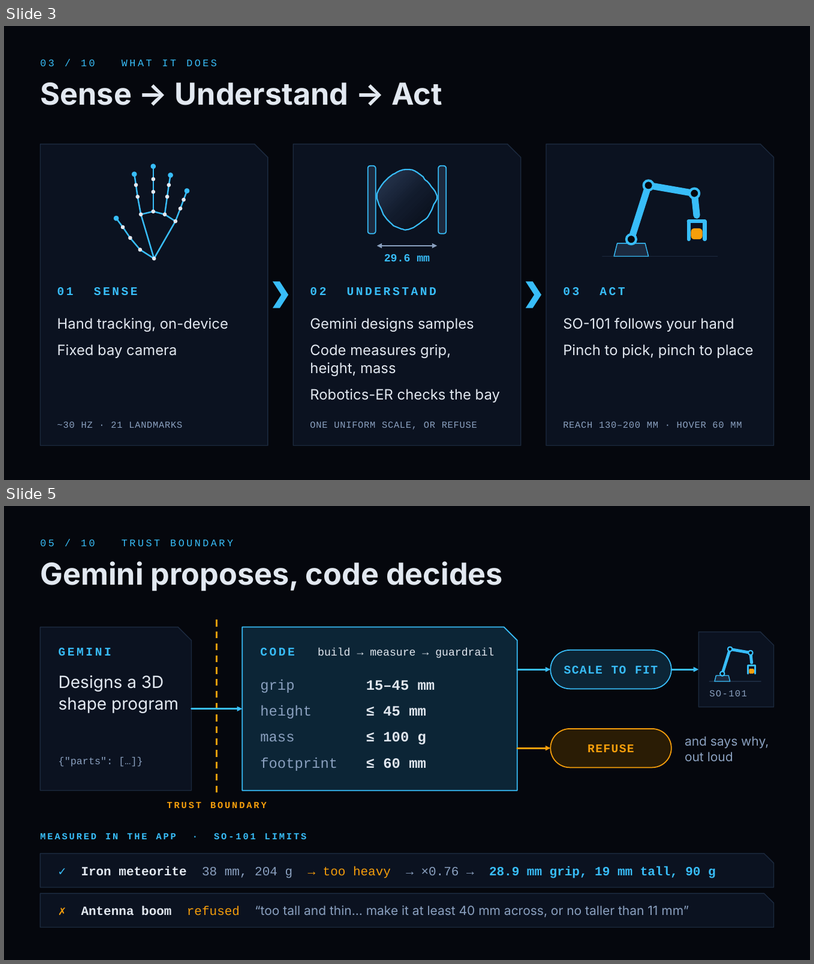
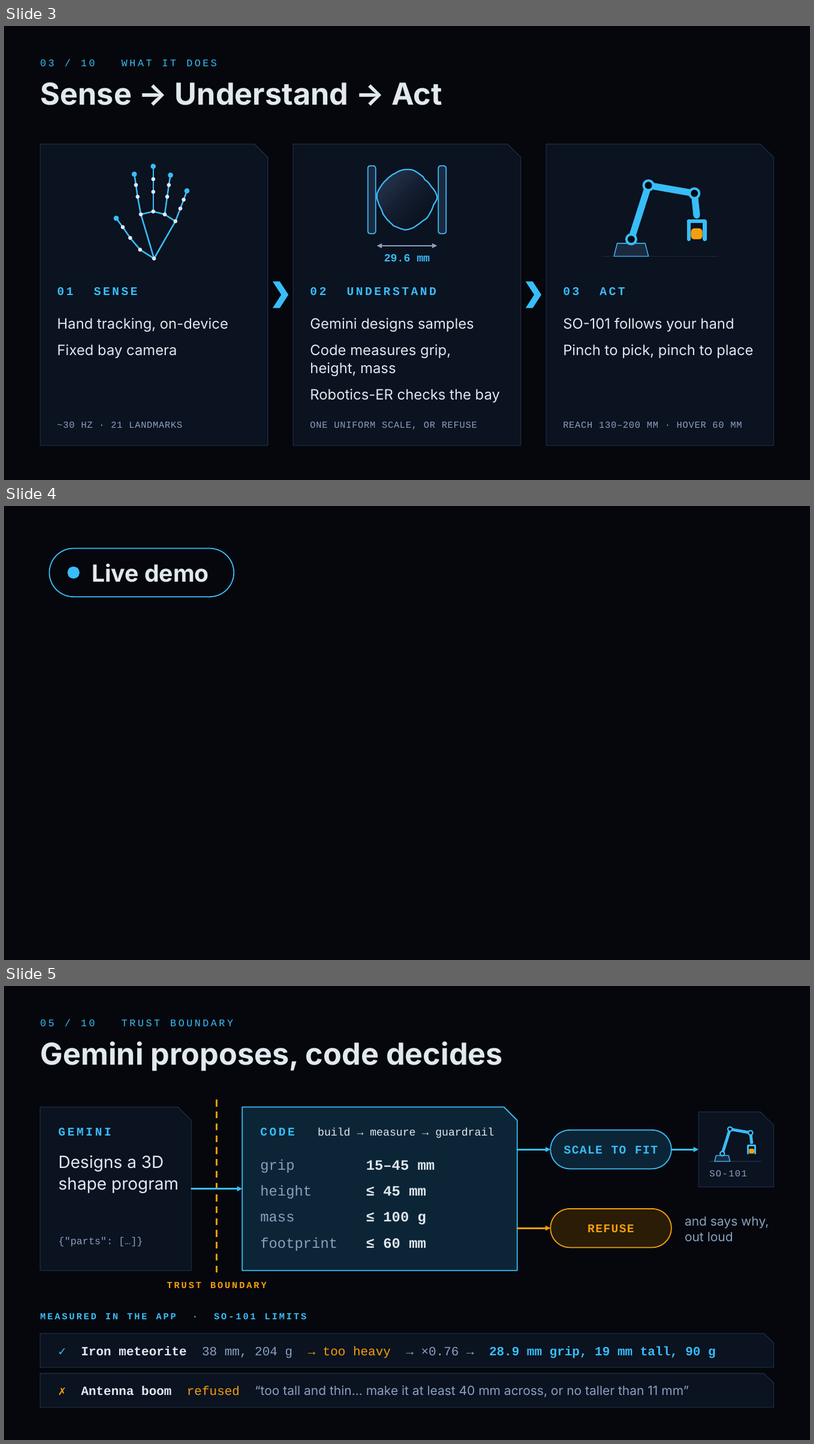
Before and after one commit to ahmedsohail2003/buffalo-hackathon, a slide deck: slides/STARHAND.pptx. Shown one above the other, each under a label of ours: slides 3 and 5 before the commit, slides 3, 4 and 5 after it; the slides between them are not shown. The pictures are 814x964 and 814x1444 pixels, drawn with LibreOffice and Linux fonts; fonts in the diff are those of the drawing; background and template pictures are left out. Boxes give left, top, right and bottom in pixels: in the first picture for what was removed or moved away, otherwise in the second. Text is boxed around its words. In the diff, an @@ line names an element or a change of style, - is before the commit and + after.

```diff
--- a/slides/STARHAND.pptx
+++ b/slides/STARHAND.pptx
@@ slide 4 added at [4,506,810,960], background picture (left out) @@
@@ rounded rectangle added at [50,549,234,597], fill #05070D at 88% opacity, outline #38BDF8 1.25 pt @@
@@ ellipse added at [68,567,80,579], fill #38BDF8 @@
@@ title added at [92,564,209,582], 28 pt, text #E2E8F0, bold @@
+Live demo
```
Also in this commit, not shown: 2 slides changed, 1 slide removed, 8 other files.
